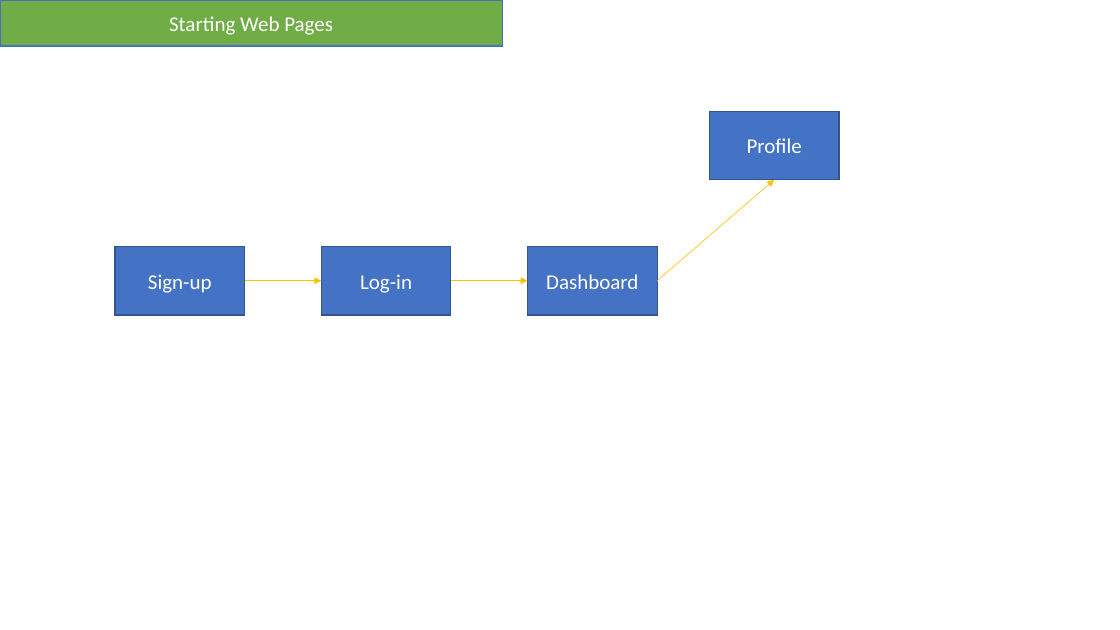
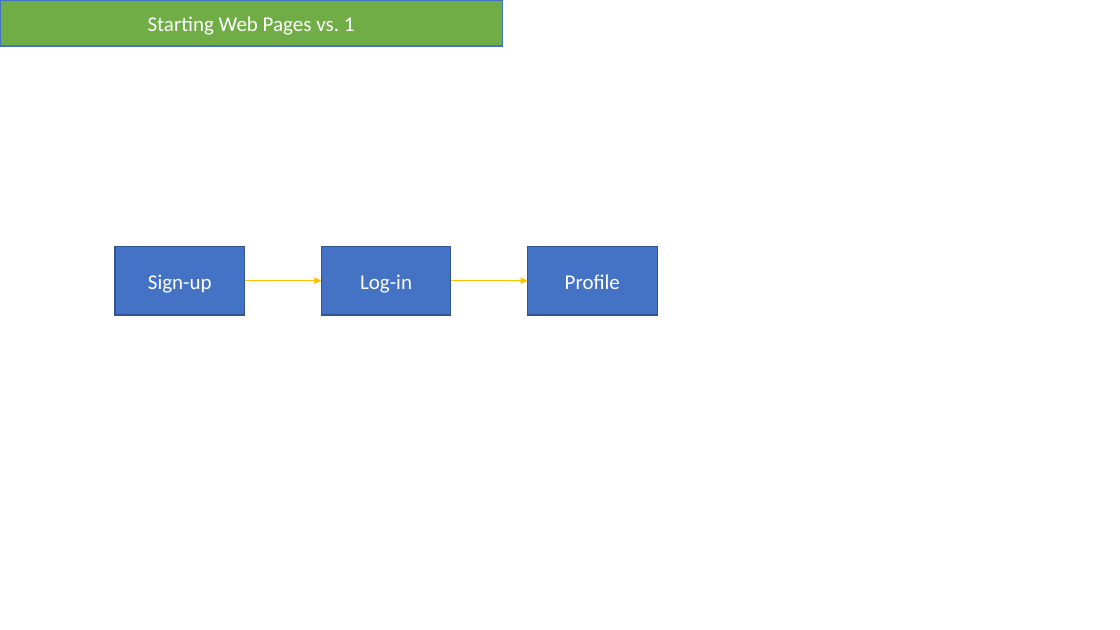
Before and after one commit to MrPork1/ISIT422-CSport-Nodejs-Server, a slide deck: slide 1 of ArchitectureDiagram.pptx. Drawn at 1120x630 pixels with LibreOffice and Linux fonts; fonts in the diff are those of the drawing. Boxes give left, top, right and bottom in pixels: in the first picture for what was removed or moved away, otherwise in the second. Text is boxed around its words. In the diff, an @@ line names an element or a change of style, - is before the commit and + after.

```diff
--- a/ArchitectureDiagram.pptx
+++ b/ArchitectureDiagram.pptx
@@ text in rectangle at (148,16,355,35): text changed @@
-Starting Web Pages
+Starting Web Pages vs. 1
@@ arrow removed from (657, 281) to (775, 180) @@
@@ rectangle "Profile": place and size @@
-rectangle "Profile" at (709,111,839,180)
+rectangle "Profile" at (528,246,657,315)
@@ rectangle removed at (528,246,657,315) @@
-Dashboard
```
Also in this commit, not shown: 1 slide added.
